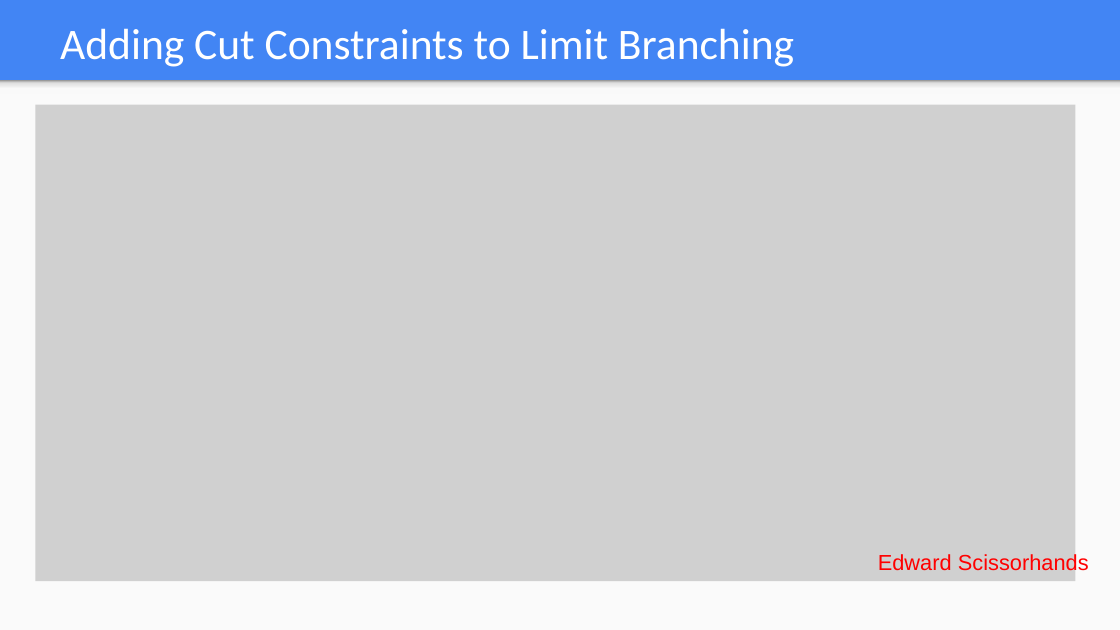
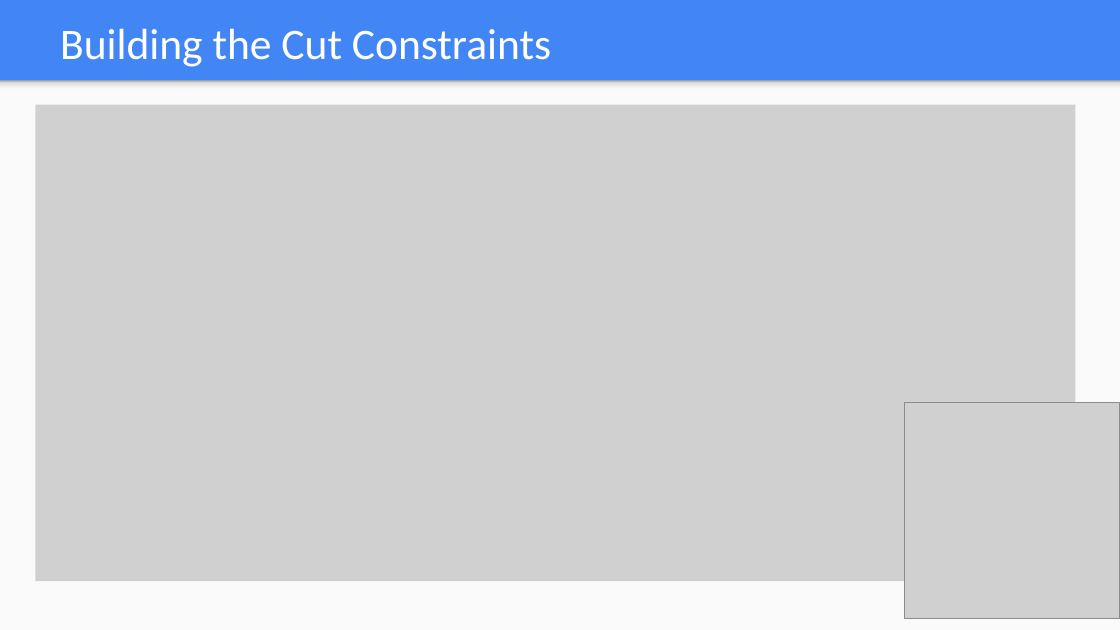
Before and after one commit to aggardner/574_max_cut, a slide deck: slide 8 of Max_Cut_ppt.pptx (slide 7 before the commit). Drawn at 1120x630 pixels with LibreOffice and Linux fonts; fonts in the diff are those of the drawing; grey boxes stand for pictures. Boxes give left, top, right and bottom in pixels: in the first picture for what was removed or moved away, otherwise in the second. Text is boxed around its words. In the diff, an @@ line names an element or a change of style, - is before the commit and + after.

```diff
--- a/Max_Cut_ppt.pptx
+++ b/Max_Cut_ppt.pptx
@@ text at (60, 28, 551, 67): text changed @@
-Adding Cut Constraints to Limit Branching
+Building the Cut Constraints
@@ picture added at (904, 403, 1120, 619) @@
@@ text removed at (878, 553, 1089, 575) @@
-Edward Scissorhands
```
Also in this commit, not shown: 8 other slides changed, 2 slides added, 1 slide removed, 9 other files.
